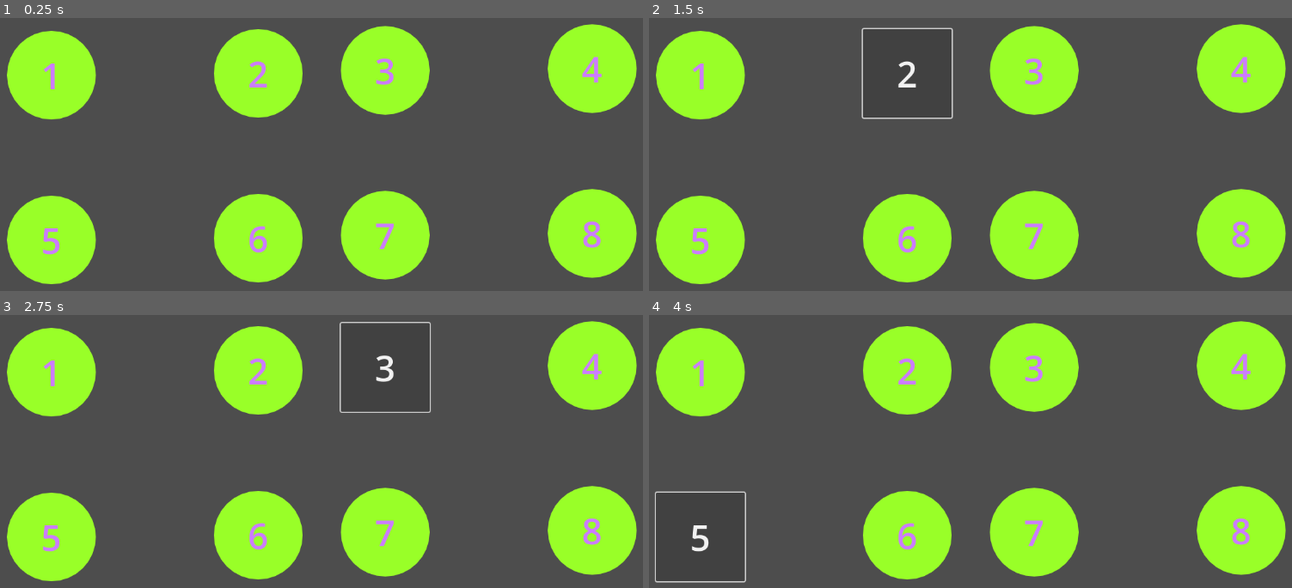
Above: before the commit, frames 1-4 (two rows, left to right).
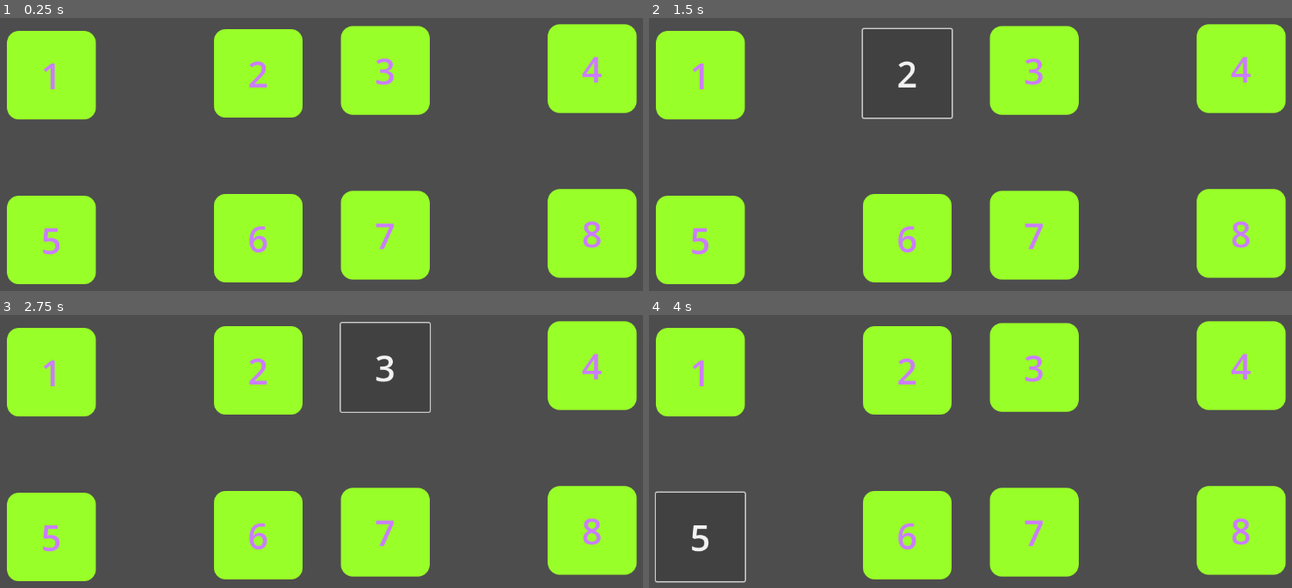
Above: after the commit, the same moments.

Repository: Lucasmoidel/stream-deck-ui
Game: Godot game, scene res://ui.tscn
Two runs of this game, one before a commit and one after it. Both use one fixed random seed, a clock stepped at 60 frames per second and the inputs below. The project has no main scene, so this scene is started directly.
Inputs:
- Up to frame 1 (0.25 s): no input
- Up to frame 2 (1.5 s): click "1" at 0.5 s; click "2" at 1.25 s
- Up to frame 3 (2.75 s): click "3" at 2 s
- Up to frame 4 (4 s): click "4" at 2.75 s; click "5" at 3.5 s

The runs differ from the first frame. In frame 1, 8.0% of the frame differs, in the area x 1-100%, y 2-98%; in frame 2, 7.0%; in frame 3, 7.0%; in frame 4, 7.0%.

Commit message:
stuff

Diff:
--- a/button_theme.tres
+++ b/button_theme.tres
@@ -2,10 +2,10 @@
 
 [sub_resource type="StyleBoxFlat" id="StyleBoxFlat_44idk"]
 bg_color = Color(0.6, 1, 0.156863, 1)
-corner_radius_top_left = 90
-corner_radius_top_right = 90
-corner_radius_bottom_right = 90
-corner_radius_bottom_left = 90
+corner_radius_top_left = 20
+corner_radius_top_right = 20
+corner_radius_bottom_right = 20
+corner_radius_bottom_left = 20
 
 [resource]
 Button/colors/font_color = Color(0.8, 0.486275, 1, 1)
--- a/ui.tscn
+++ b/ui.tscn
@@ -21,6 +21,7 @@
 text = "1"
 
 [node name="Button2" type="Button" parent="."]
+layout_mode = 0
 offset_left = 389.0
 offset_top = 111.0
 offset_right = 538.0
@@ -30,6 +31,7 @@
 text = "2"
 
 [node name="Button3" type="Button" parent="."]
+layout_mode = 0
 offset_left = 602.0
 offset_top = 106.0
 offset_right = 751.0
@@ -39,6 +41,7 @@
 text = "3"
 
 [node name="Button4" type="Button" parent="."]
+layout_mode = 0
 offset_left = 949.0
 offset_top = 103.0
 offset_right = 1098.0
@@ -48,6 +51,7 @@
 text = "4"
 
 [node name="Button5" type="Button" parent="."]
+layout_mode = 0
 offset_left = 42.0
 offset_top = 391.0
 offset_right = 191.0
@@ -57,6 +61,7 @@
 text = "5"
 
 [node name="Button6" type="Button" parent="."]
+layout_mode = 0
 offset_left = 389.0
 offset_top = 388.0
 offset_right = 538.0
@@ -66,6 +71,7 @@
 text = "6"
 
 [node name="Button7" type="Button" parent="."]
+layout_mode = 0
 offset_left = 602.0
 offset_top = 383.0
 offset_right = 751.0
@@ -75,6 +81,7 @@
 text = "7"
 
 [node name="Button8" type="Button" parent="."]
+layout_mode = 0
 offset_left = 949.0
 offset_top = 380.0
 offset_right = 1098.0
